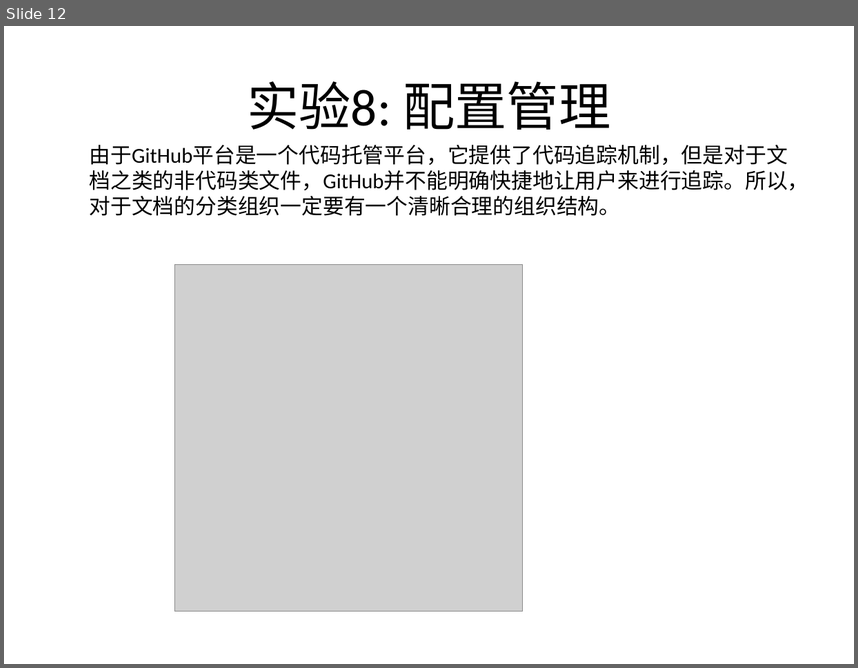
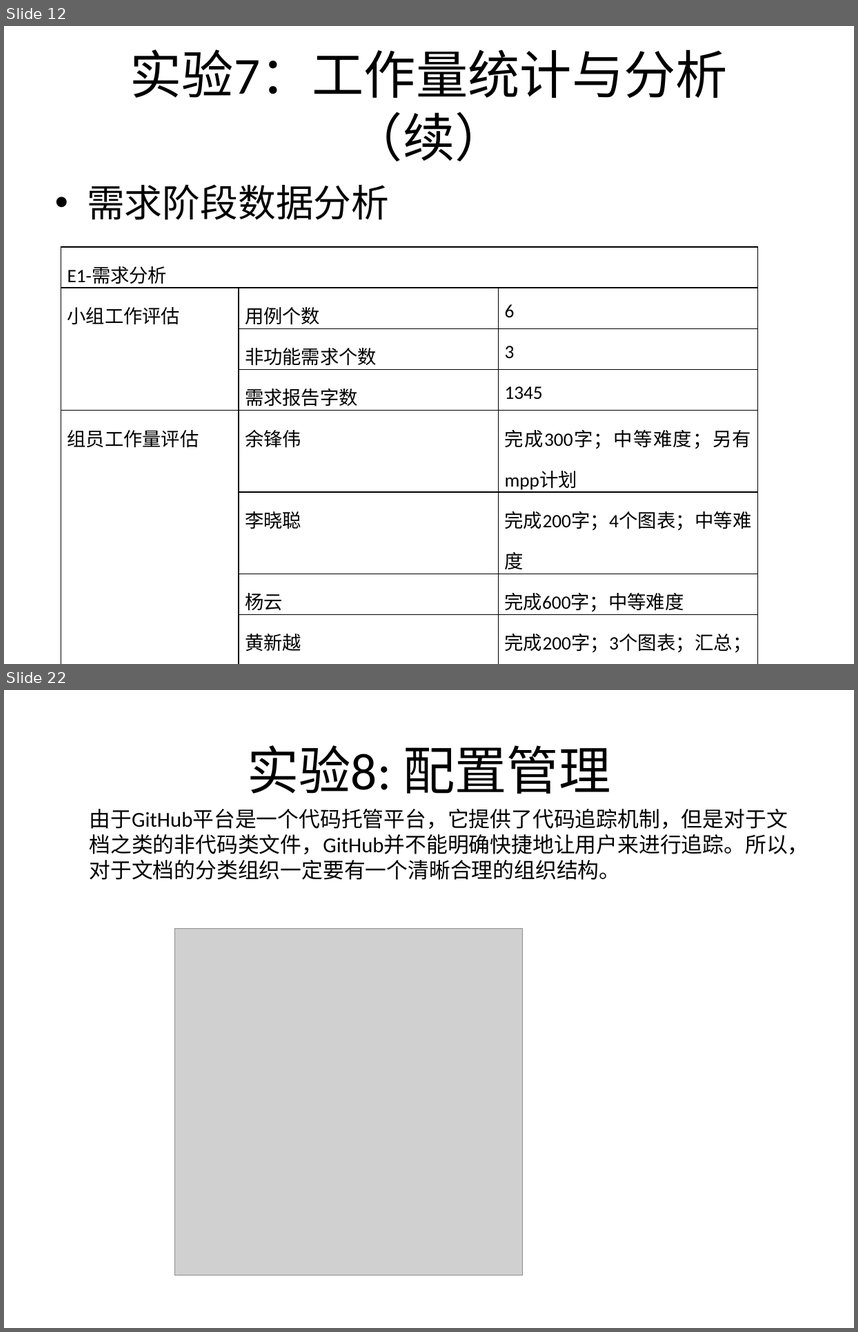
Before and after one commit to bhsei/16TeamC, a slide deck: 2.项目PPT/十七周-项目总结.pptx. Shown one above the other, each under a label of ours: slide 12 before the commit, slides 12 and 22 after it; the slides between them are not shown. The pictures are 858x668 and 858x1332 pixels, drawn with LibreOffice and Linux fonts; fonts in the diff are those of the drawing; grey boxes stand for pictures. Boxes give left, top, right and bottom in pixels: in the first picture for what was removed or moved away, otherwise in the second. Text is boxed around its words. In the diff, an @@ line names an element or a change of style, - is before the commit and + after.

```diff
--- a/2.项目PPT/十七周-项目总结.pptx
+++ b/2.项目PPT/十七周-项目总结.pptx
@@ slide 12 added at <box>4,26,854,664</box>, background #FFFFFF @@
@@ title added at <box>130,49,727,161</box>, 44 pt, text #000000 @@
+实验7：工作量统计与分析（续）
@@ text added at <box>87,184,389,220</box>, 32 pt, text #000000 @@
+• 需求阶段数据分析
@@ table added at <box>61,247,759,655</box>, 8 rows, 3 columns @@
+E1-需求分析 |  | 
+小组工作评估 | 用例个数 | 6
+ | 非功能需求个数 | 3
+ | 需求报告字数 | 1345
+组员工作量评估 | 余锋伟 | 完成300字；中等难度；另有mpp计划
+ | 李晓聪 | 完成200字；4个图表；中等难度
+ | 杨云 | 完成600字；中等难度
+ | 黄新越 | 完成200字；3个图表；汇总；中等难度
@@ what was slide 12 is now slide 22 @@
```
Also in this commit, not shown: 1 slide changed, 13 other slides added, 1 slide removed.
